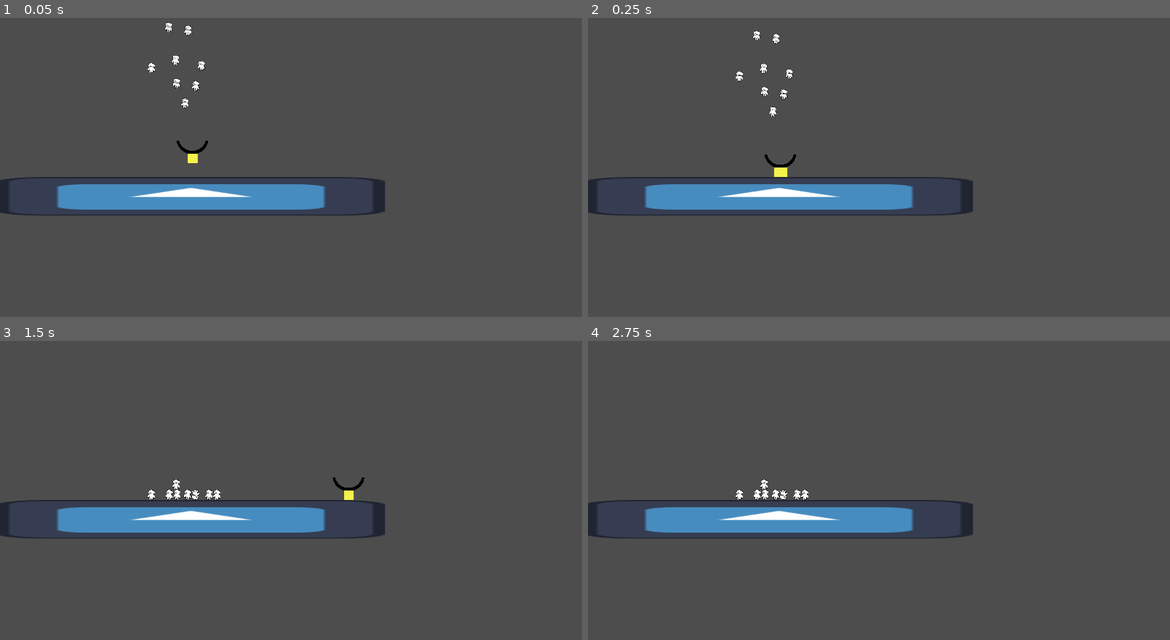
Above: before the commit, frames 1-4 (two rows, left to right).
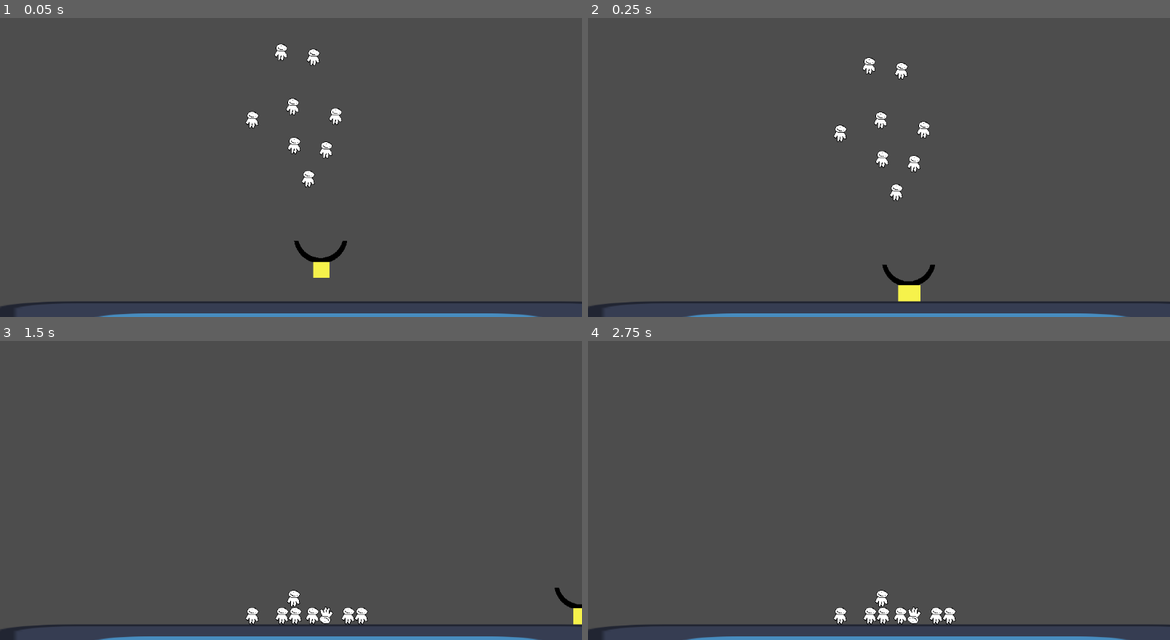
Above: after the commit, the same moments.

Repository: ValorZard/RainyPlatformer
Game: Godot game, scene res://Scenes/testPhysics.tscn
Same seed, same stepped clock (60 frames per second), same inputs: the game is played once before the commit and once after it. This scene is started directly instead of the project's main scene. The engine's default icon, where the game draws it, is replaced by a stand-in: a white triangle on a blue panel in a dark square.
Inputs:
- Up to frame 1 (0.05 s): no input
- Up to frame 2 (0.25 s): no input
- Up to frame 3 (1.5 s): hold Right (ui_right) from 0.53 s (still down); tap Space (jump) at 0.77 s
- Up to frame 4 (2.75 s): tap Space (jump) at 1.52 s; release Right (ui_right) at 2.03 s; hold Left (ui_left) from 2.03 s (still down)

The runs differ from the first frame. In frame 1, 8.1% of the frame differs, in the area x 0-100%, y 1-100%; in frame 2, 8.1%, in the area x 0-100%, y 4-100%; in frame 3, 8.0%; in frame 4, 7.7%.

Commit message:
i have no idea how this doesnt work

Diff:
--- /dev/null
+++ b/Actors/person.gd
@@ -0,0 +1,12 @@
+extends RigidBody2D
+
+class_name Person
+
+# Called when the node enters the scene tree for the first time.
+func _ready():
+	pass # Replace with function body.
+
+
+# Called every frame. 'delta' is the elapsed time since the previous frame.
+func _process(delta):
+	pass
--- a/Actors/person.tscn
+++ b/Actors/person.tscn
@@ -1,6 +1,7 @@
-[gd_scene load_steps=3 format=3 uid="uid://cfpv8m0lwxvea"]
+[gd_scene load_steps=4 format=3 uid="uid://cfpv8m0lwxvea"]
 
 [ext_resource type="Texture2D" uid="uid://uj0wn7sas77l" path="res://Art/TestGuy.png" id="1_8pnwv"]
+[ext_resource type="Script" path="res://Actors/person.gd" id="1_qfpyj"]
 
 [sub_resource type="RectangleShape2D" id="RectangleShape2D_vv1gr"]
 size = Vector2(26, 34)
@@ -9,6 +10,7 @@
 collision_layer = 16
 collision_mask = 50
 mass = 10.0
+script = ExtResource("1_qfpyj")
 
 [node name="Sprite2D" type="Sprite2D" parent="."]
 texture_filter = 1
--- a/Player/Player.gd
+++ b/Player/Player.gd
@@ -1,4 +1,7 @@
 extends CharacterBody2D
+
+class_name Player
+
 ## This character controller was created with the intent of being a decent starting point for Platformers.
 ##
 ## Instead of teaching the basics, I tried to implement more advanced considerations.
@@ -48,7 +51,6 @@
 		"jump": Input.is_action_pressed("jump") == true,
 		"released_jump": Input.is_action_just_released("jump") == true
 	}
-
 
 func _physics_process(delta: float) -> void:
 	x_movement(delta)
--- /dev/null
+++ b/Player/pick_up_area.gd
@@ -0,0 +1,20 @@
+extends Area2D
+
+@export var scoop : Scoop
+@export var player : Player
+
+# Called when the node enters the scene tree for the first time.
+func _ready():
+	self.connect("body_entered", pick_up_person)
+
+func pick_up_person(person):
+	print(person.name)
+	if person is Person:
+		# put the person in the scoop
+		person.global_position = scoop.spawn_point.global_position
+		person.linear_velocity = Vector2.ZERO
+		person.angular_velocity = 0
+
+# Called every frame. 'delta' is the elapsed time since the previous frame.
+func _process(delta):
+	pass
--- /dev/null
+++ b/Player/pick_up_area.tscn
@@ -0,0 +1,16 @@
+[gd_scene load_steps=3 format=3 uid="uid://ceel35xn1mxi5"]
+
+[ext_resource type="Script" path="res://Player/pick_up_area.gd" id="1_2qec8"]
+
+[sub_resource type="CapsuleShape2D" id="CapsuleShape2D_pafa7"]
+radius = 20.0
+height = 50.0
+
+[node name="PickUpArea" type="Area2D"]
+collision_mask = 17
+script = ExtResource("1_2qec8")
+
+[node name="CollisionShape2D" type="CollisionShape2D" parent="."]
+position = Vector2(0, 5)
+rotation = 1.5708
+shape = SubResource("CapsuleShape2D_pafa7")
--- /dev/null
+++ b/Player/scoop.gd
@@ -0,0 +1,14 @@
+extends RigidBody2D
+
+class_name Scoop
+# Scoops up people and put them in the hat
+@export var spawn_point : Node2D
+
+# Called when the node enters the scene tree for the first time.
+func _ready():
+	pass # Replace with function body.
+
+
+# Called every frame. 'delta' is the elapsed time since the previous frame.
+func _process(delta):
+	pass
--- a/Player/test_scoop.tscn
+++ b/Player/test_scoop.tscn
@@ -1,5 +1,6 @@
-[gd_scene load_steps=4 format=3 uid="uid://b51nwhwjwsr2i"]
+[gd_scene load_steps=5 format=3 uid="uid://b51nwhwjwsr2i"]
 
+[ext_resource type="Script" path="res://Player/scoop.gd" id="1_igqgq"]
 [ext_resource type="Texture2D" uid="uid://c3ryvuqs1rsum" path="res://Art/TestScoop.png" id="1_p6w0o"]
 
 [sub_resource type="RectangleShape2D" id="RectangleShape2D_upig2"]
@@ -8,13 +9,15 @@
 [sub_resource type="RectangleShape2D" id="RectangleShape2D_widvh"]
 size = Vector2(50.5031, 15.695)
 
-[node name="TestScoop" type="RigidBody2D"]
+[node name="TestScoop" type="RigidBody2D" node_paths=PackedStringArray("spawn_point")]
 position = Vector2(0, -45)
 collision_layer = 32
 collision_mask = 18
 mass = 10.0
 lock_rotation = true
 freeze = true
+script = ExtResource("1_igqgq")
+spawn_point = NodePath("SpawnPoint")
 
 [node name="Sprite2D" type="Sprite2D" parent="."]
 texture_filter = 1
@@ -34,3 +37,9 @@
 position = Vector2(36.642, 7.774)
 rotation = -0.958186
 shape = SubResource("RectangleShape2D_widvh")
+
+[node name="SpawnPoint" type="Node2D" parent="."]
+position = Vector2(0, -20)
+
+[node name="SpawnPoint2" type="Node2D" parent="."]
+position = Vector2(0, -20)
--- a/Scenes/testPhysics.tscn
+++ b/Scenes/testPhysics.tscn
@@ -1,9 +1,10 @@
-[gd_scene load_steps=5 format=3 uid="uid://ct4wjes67om1"]
+[gd_scene load_steps=6 format=3 uid="uid://ct4wjes67om1"]
 
 [ext_resource type="PackedScene" uid="uid://di7p6wgg3v4fj" path="res://Platforms/TestPlatform.tscn" id="1_5885n"]
 [ext_resource type="PackedScene" uid="uid://cfpv8m0lwxvea" path="res://Actors/person.tscn" id="2_tqh3s"]
-[ext_resource type="PackedScene" uid="uid://cvboky6pqlyk0" path="res://Player/Player.tscn" id="4_2o081"]
+[ext_resource type="PackedScene" uid="uid://cy40ffinx3qio" path="res://Player/Player.tscn" id="4_2o081"]
 [ext_resource type="PackedScene" uid="uid://b51nwhwjwsr2i" path="res://Player/test_scoop.tscn" id="4_6gant"]
+[ext_resource type="PackedScene" uid="uid://ceel35xn1mxi5" path="res://Player/pick_up_area.tscn" id="4_y1nyq"]
 
 [node name="TestScene" type="Node2D"]
 
@@ -38,4 +39,8 @@
 [node name="Player" parent="." instance=ExtResource("4_2o081")]
 position = Vector2(636, 548)
 
+[node name="PickUpArea2" parent="Player" node_paths=PackedStringArray("scoop", "player") instance=ExtResource("4_y1nyq")]
+scoop = NodePath("../TestScoop2")
+player = NodePath("..")
+
 [node name="TestScoop2" parent="Player" instance=ExtResource("4_6gant")]
--- a/project.godot
+++ b/project.godot
@@ -18,9 +18,6 @@
 
 [display]
 
-window/size/viewport_width=1920
-window/size/viewport_height=1080
-window/size/mode=3
 window/stretch/mode="viewport"
 window/size/fullscreen=true
 
Not shown: 1 places in Player/Player.tscn that only renumber resources
Not shown: 1 places in World/World.tscn that only renumber resources
